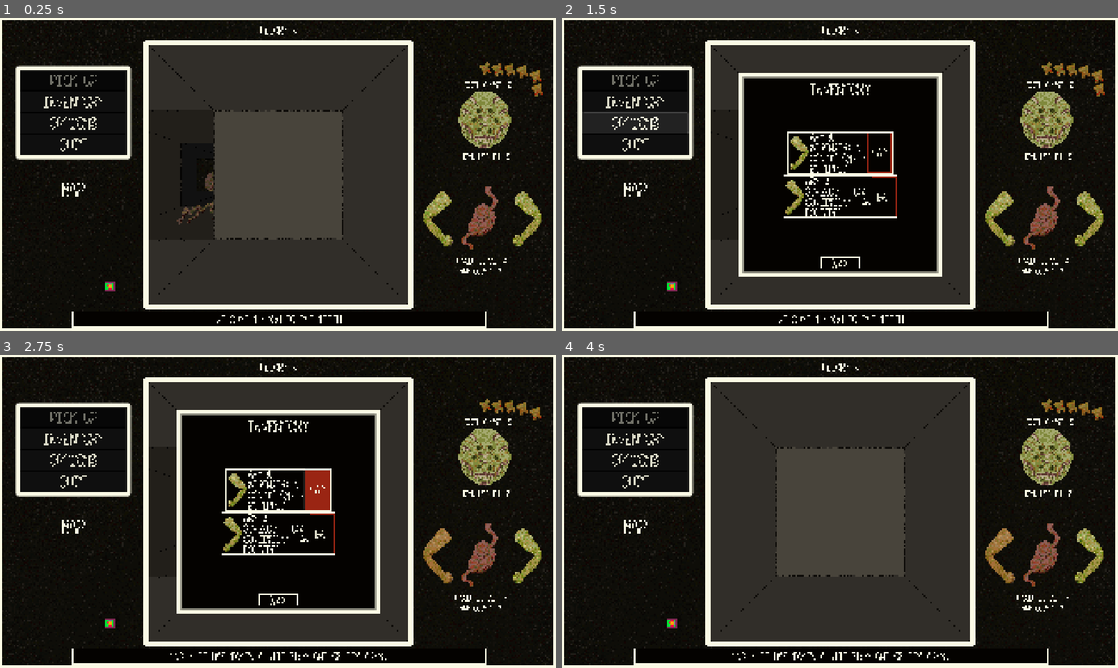
Above: before the commit, frames 1-4 (two rows, left to right).
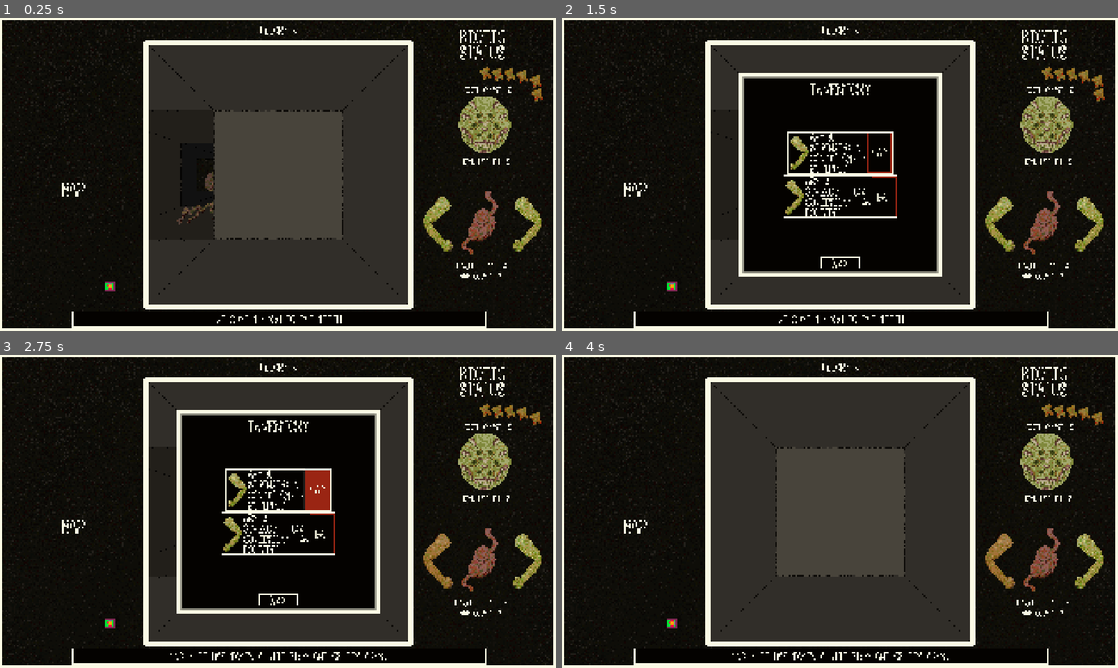
Above: after the commit, the same moments.

Repository: sym-z/arm-to-the-teeth
Game: Godot game, scene res://scenes/testing_level/testing_level.tscn
The game is run twice, just before and just after one commit, with the same random seed, the same clock (stepped at 60 frames per second) and the same inputs. The project has no main scene, so this scene is started directly.
Inputs (mouse positions are in pixels of both pictures, inside the frame that each line leads up to):
- Up to frame 1 (0.25 s): no input
- Up to frame 2 (1.5 s): click "INVENTORY" at 0.5 s; click "OPTIONS" at 1.25 s
- Up to frame 3 (2.75 s): click "EAT" at 2 s
- Up to frame 4 (4 s): click "BACK" at 2.75 s; tap Enter at 3.5 s; move the mouse to (962, 495) at 3.52 s; hold D (turn_right) from 3.53 s (still down); click (962, 495) at 3.67 s

The runs differ from the first frame. In frame 1, 5.1% of the frame differs, in the area x 2-98%, y 3-84%; in frame 2, 6.2%; in frame 3, 5.0%; in frame 4, 5.0%.

Commit message:
Refactored node hierarchy in ui.gd, added labels

Diff:
--- a/src/prefabs/ui/ui.tscn
+++ b/src/prefabs/ui/ui.tscn
@@ -397,14 +397,14 @@
 
 [node name="UI" type="CanvasLayer" node_paths=PackedStringArray("pickup_button", "inventory_button", "options_button",  …(392 unchanged characters)…
 script = ExtResource("1_gxjsb")
-pickup_button = NodePath("Context Menu/Button Container/Pick Up")
-inventory_button = NodePath("Context Menu/Button Container/Inventory")
-options_button = NodePath("Context Menu/Button Container/Options")
-quit_button = NodePath("Context Menu/Button Container/Quit")
-tooth_label = NodePath("Temporary Labels/TEMP TEETH")
-arm_label = NodePath("Temporary Labels/TEMP ARMS")
-head_label = NodePath("Temporary Labels/TEMP HEAD")
-hunger_label = NodePath("Temporary Labels/TEMP HUNGER")
+pickup_button = NodePath("Context Menu/Context Menu Container/Button Container/Pick Up")
+inventory_button = NodePath("Context Menu/Context Menu Container/Button Container/Inventory")
+options_button = NodePath("Context Menu/Context Menu Container/Button Container/Options")
+quit_button = NodePath("Context Menu/Context Menu Container/Button Container/Quit")
+tooth_label = NodePath("Stat Showcase/TEMP TEETH")
+arm_label = NodePath("Stat Showcase/TEMP ARMS")
+head_label = NodePath("Stat Showcase/TEMP HEAD")
+hunger_label = NodePath("Stat Showcase/TEMP HUNGER")
 inventory_container = NodePath("Inventory/Inventory Window")
 item_container = NodePath("Inventory/Inventory Window/Item Margins/Item Container")
 inv_back_button = NodePath("Inventory/Back Button")
@@ -431,7 +431,35 @@
 visible = false
 root_ui = NodePath("..")
 
-[node name="Context Menu" type="MarginContainer" parent="."]
+[node name="Context Menu" type="CanvasLayer" parent="."]
+
+[node name="Context Menu Header Container" type="MarginContainer" parent="Context Menu"]
+anchors_preset = 15
+anchor_right = 1.0
+anchor_bottom = 1.0
+grow_horizontal = 2
+grow_vertical = 2
+mouse_filter = 2
+theme_override_constants/margin_left = 0
+theme_override_constants/margin_top = 0
+theme_override_constants/margin_right = 1410
+theme_override_constants/margin_bottom = 900
+
+[node name="Panel" type="Panel" parent="Context Menu/Context Menu Header Container"]
+visible = false
+layout_mode = 2
+mouse_filter = 2
+
+[node name="Context Menu Header Label" type="RichTextLabel" parent="Context Menu/Context Menu Header Container"]
+layout_mode = 2
+theme_override_fonts/normal_font = ExtResource("18_w51vb")
+theme_override_font_sizes/normal_font_size = 53
+text = "CONTEXT
+MENU"
+horizontal_alignment = 1
+vertical_alignment = 1
+
+[node name="Context Menu Container" type="MarginContainer" parent="Context Menu"]
 z_index = 2
 anchors_preset = 15
 anchor_right = 1.0
@@ -441,107 +469,131 @@
 mouse_filter = 2
 theme = ExtResource("2_4ieor")
 
-[node name="Style Box" type="Panel" parent="Context Menu"]
+[node name="Style Box" type="Panel" parent="Context Menu/Context Menu Container"]
 layout_mode = 2
 mouse_filter = 2
 theme = ExtResource("3_htiv7")
 
-[node name="Button Container" type="VBoxContainer" parent="Context Menu"]
+[node name="Button Container" type="VBoxContainer" parent="Context Menu/Context Menu Container"]
 layout_mode = 2
 mouse_filter = 2
 alignment = 1
 
-[node name="Pick Up" type="Button" parent="Context Menu/Button Container"]
+[node name="Pick Up" type="Button" parent="Context Menu/Context Menu Container/Button Container"]
 layout_mode = 2
 size_flags_vertical = 3
 theme = ExtResource("5_cllw1")
 text = "PICK UP"
 
-[node name="Inventory" type="Button" parent="Context Menu/Button Container"]
+[node name="Inventory" type="Button" parent="Context Menu/Context Menu Container/Button Container"]
 layout_mode = 2
 size_flags_vertical = 3
 theme = ExtResource("5_cllw1")
 text = "INVENTORY"
 
-[node name="Options" type="Button" parent="Context Menu/Button Container"]
+[node name="Options" type="Button" parent="Context Menu/Context Menu Container/Button Container"]
 layout_mode = 2
 size_flags_vertical = 3
 theme = ExtResource("5_cllw1")
 text = "OPTIONS"
 
-[node name="Quit" type="Button" parent="Context Menu/Button Container"]
+[node name="Quit" type="Button" parent="Context Menu/Context Menu Container/Button Container"]
 layout_mode = 2
 size_flags_vertical = 3
 theme = ExtResource("5_cllw1")
 text = "QUIT"
 
-[node name="Temporary Labels" type="CanvasLayer" parent="."]
-
-[node name="TEMP TEETH" type="Label" parent="Temporary Labels"]
+[node name="Stat Showcase" type="CanvasLayer" parent="."]
+
+[node name="TEMP TEETH" type="Label" parent="Stat Showcase"]
 offset_left = 1457.0
-offset_top = 208.0
+offset_top = 225.0
 offset_right = 1905.0
-offset_bottom = 252.0
+offset_bottom = 269.0
 theme = ExtResource("7_1is0v")
 text = "TOOTH COUNT: X"
 horizontal_alignment = 1
 vertical_alignment = 1
 
-[node name="TEMP ARMS" type="Label" parent="Temporary Labels"]
+[node name="TEMP ARMS" type="Label" parent="Stat Showcase"]
 offset_left = 1466.0
-offset_top = 850.0
+offset_top = 867.0
 offset_right = 1850.0
-offset_bottom = 894.0
+offset_bottom = 911.0
 theme = ExtResource("7_1is0v")
 text = "ARM COUNT: X"
 horizontal_alignment = 1
 vertical_alignment = 1
 
-[node name="TEMP HEAD" type="Label" parent="Temporary Labels"]
+[node name="TEMP HEAD" type="Label" parent="Stat Showcase"]
 offset_left = 1451.0
-offset_top = 455.0
+offset_top = 472.0
 offset_right = 1899.0
-offset_bottom = 499.0
+offset_bottom = 516.0
 theme = ExtResource("7_1is0v")
 text = "HEAD HEALTH: X"
 horizontal_alignment = 1
 vertical_alignment = 1
 
-[node name="TEMP HUNGER" type="Label" parent="Temporary Labels"]
+[node name="TEMP HUNGER" type="Label" parent="Stat Showcase"]
 offset_left = 1418.0
-offset_top = 815.0
+offset_top = 832.0
 offset_right = 1898.0
-offset_bottom = 859.0
+offset_bottom = 876.0
 theme = ExtResource("7_1is0v")
 text = "HUNGER LEVEL: X"
 horizontal_alignment = 1
 vertical_alignment = 1
 
-[node name="Stat Showcase" type="CanvasLayer" parent="."]
-
 [node name="Head" type="AnimatedSprite2D" parent="Stat Showcase"]
-position = Vector2(1672, 353)
+position = Vector2(1672, 370)
 scale = Vector2(2, 2)
 sprite_frames = SubResource("SpriteFrames_xqkvd")
 
 [node name="Stomach" type="AnimatedSprite2D" parent="Stat Showcase"]
-position = Vector2(1665, 693)
+position = Vector2(1665, 710)
 scale = Vector2(2, 2)
 sprite_frames = SubResource("SpriteFrames_l1g0r")
 
 [node name="Arm" type="AnimatedSprite2D" parent="Stat Showcase"]
-position = Vector2(1510, 691)
+position = Vector2(1510, 708)
 sprite_frames = SubResource("SpriteFrames_q0gkn")
 flip_h = true
 
 [node name="Arm2" type="AnimatedSprite2D" parent="Stat Showcase"]
-position = Vector2(1820, 691)
+position = Vector2(1820, 708)
 sprite_frames = SubResource("SpriteFrames_q0gkn")
 
 [node name="Teeth" type="AnimatedSprite2D" parent="Stat Showcase"]
-position = Vector2(1677, 351)
+position = Vector2(1677, 368)
 sprite_frames = SubResource("SpriteFrames_rod3w")
 frame = 32
+
+[node name="Stat Header Container" type="MarginContainer" parent="Stat Showcase"]
+anchors_preset = 15
+anchor_right = 1.0
+anchor_bottom = 1.0
+grow_horizontal = 2
+grow_vertical = 2
+mouse_filter = 2
+theme_override_constants/margin_left = 1410
+theme_override_constants/margin_top = 0
+theme_override_constants/margin_right = 0
+theme_override_constants/margin_bottom = 900
+
+[node name="Panel" type="Panel" parent="Stat Showcase/Stat Header Container"]
+visible = false
+layout_mode = 2
+mouse_filter = 2
+
+[node name="Stat Header Label" type="RichTextLabel" parent="Stat Showcase/Stat Header Container"]
+layout_mode = 2
+theme_override_fonts/normal_font = ExtResource("18_w51vb")
+theme_override_font_sizes/normal_font_size = 53
+text = "BIOTIC
+STATUS"
+horizontal_alignment = 1
+vertical_alignment = 1
 
 [node name="Inventory" type="CanvasLayer" parent="."]
 layer = 2
@@ -727,8 +779,8 @@
 scale = Vector2(4, 4)
 root_ui = NodePath("../..")
 
-[connection signal="pressed" from="Context Menu/Button Container/Pick Up" to="." method="_on_pick_up_pressed"]
-[connection signal="pressed" from="Context Menu/Button Container/Inventory" to="." method="_on_inventory_pressed"]
+[connection signal="pressed" from="Context Menu/Context Menu Container/Button Container/Pick Up" to="." method="_on_pick_up_pressed"]
+[connection signal="pressed" from="Context Menu/Context Menu Container/Button Container/Inventory" to="." method="_on_inventory_pressed"]
 [connection signal="pressed" from="Inventory/Back Button" to="." method="_on_back_button_pressed"]
 [connection signal="gui_input" from="Log/Log Line Window" to="." method="_on_log_line_window_gui_input"]
 [connection signal="pressed" from="Log/Full Window Back Button" to="." method="_on_full_window_back_button_pressed"]
Not shown, changed: docs/DEVLOG.md
